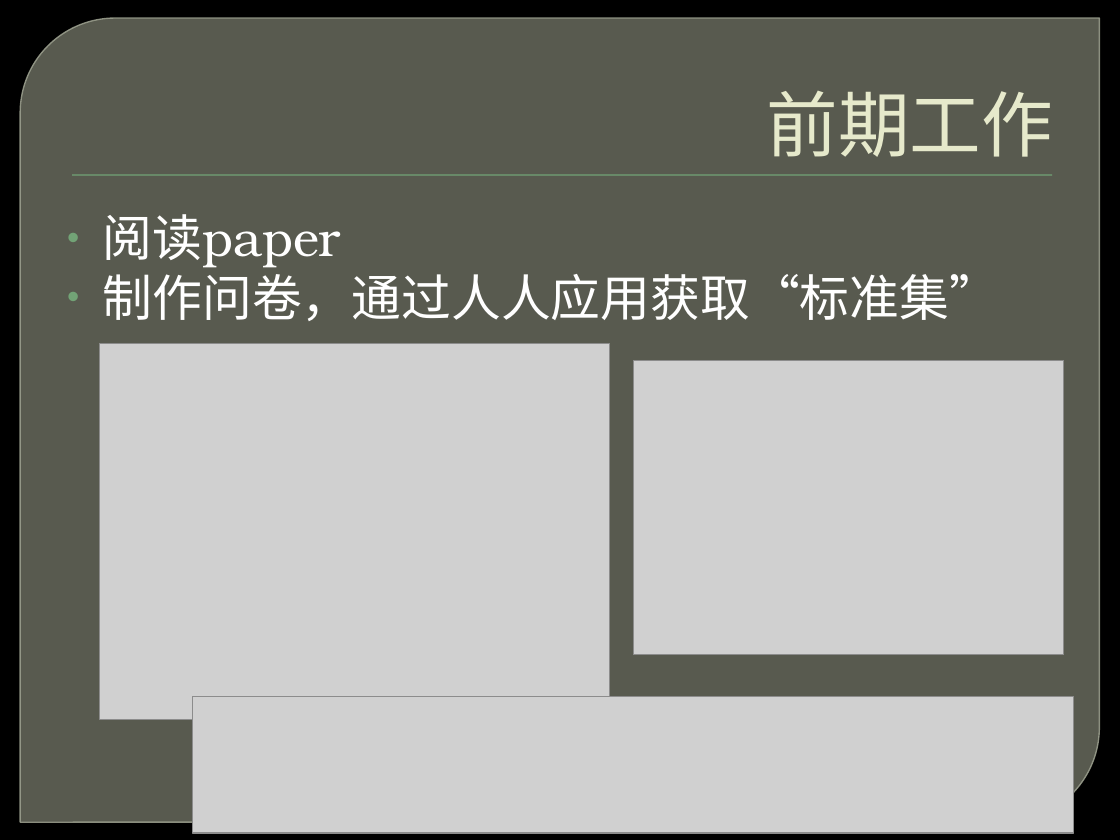
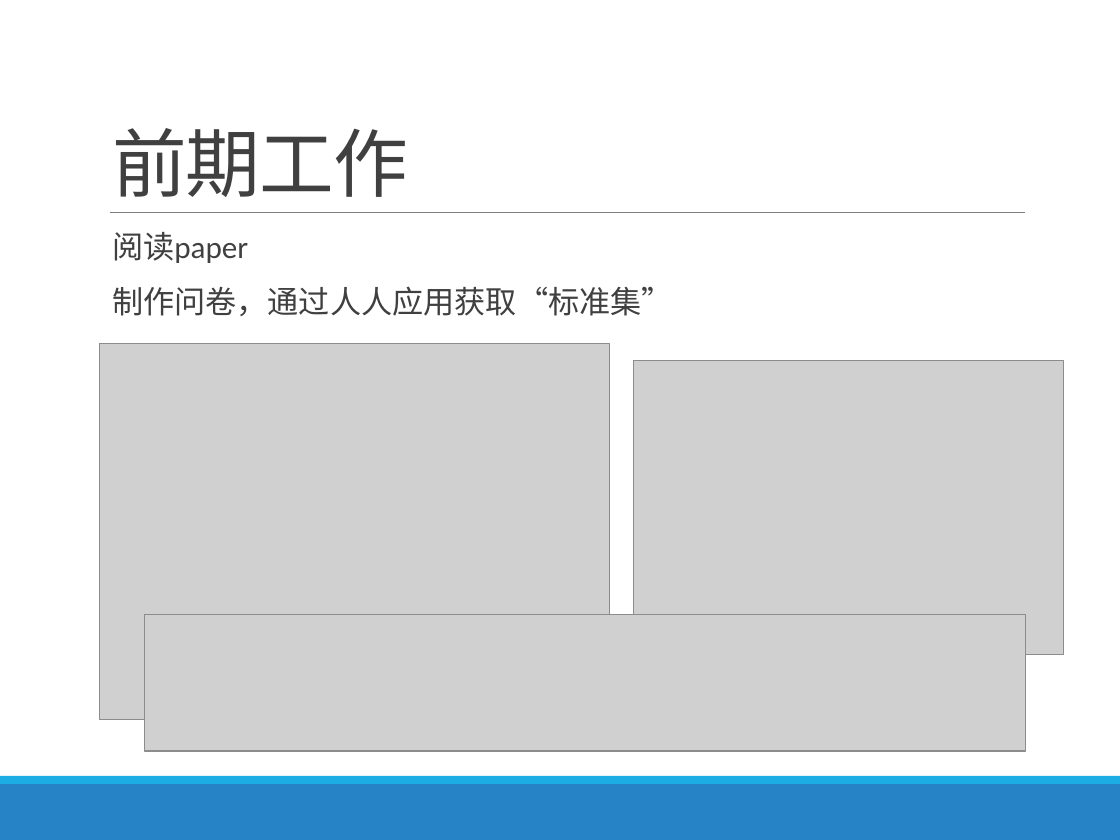
Before and after one commit to east-before-dawn/srt, a slide deck: slide 9 of slides.pptx (slide 4 before the commit). Drawn at 1120x840 pixels with LibreOffice and Linux fonts; fonts in the diff are those of the drawing; grey boxes stand for pictures; background and template pictures are left out. Boxes give left, top, right and bottom in pixels: in the first picture for what was removed or moved away, otherwise in the second. Text is boxed around its words. In the diff, an @@ line names an element or a change of style, - is before the commit and + after.

```diff
--- a/slides.pptx
+++ b/slides.pptx
@@ background picture (left out) to #FFFFFF @@
@@ round diag rect removed at box(20, 18, 1100, 822) @@
@@ title "前期工作": place and size @@
-title "前期工作" at box(767, 91, 1053, 157)
+title "前期工作" at box(112, 128, 408, 197)
@@ title "前期工作" at box(112, 128, 408, 197): size 46 to 48 pt, font TeX Gyre Bonum to Calibri, text colour #E7EACB to #404040, letter spacing 0 to -0.5 pt; alignment right to left; indent changed; line spacing 1 to 0.85 @@
@@ rectangle removed at box(72, 175, 1052, 176) @@
@@ text "阅读paper": place and size @@
-text "阅读paper" at box(103, 214, 999, 321)
+text "阅读paper" at box(112, 232, 673, 316)
@@ text "阅读paper" at box(112, 232, 673, 316): size 32 to 20 pt, font TeX Gyre Bonum to Calibri, text colour #FFFFFF to #404040; bullet • to  ; line spacing 1 to 0.9; more space between paragraphs; bullet colour #72A376 to #1CADE4 @@
@@ line added from (110, 213) to (1025, 213), #808080 0.5 pt @@
@@ picture: place and size @@
-picture at box(193, 697, 1074, 833)
+picture at box(144, 615, 1026, 752)
@@ rectangle added at box(0, 776, 1120, 784), fill #1CADE4 @@
@@ rectangle added at box(0, 784, 1120, 840), fill #2683C6 @@
```
Also in this commit, not shown: 12 other slides changed, 10 slides added, 5 slides removed.
